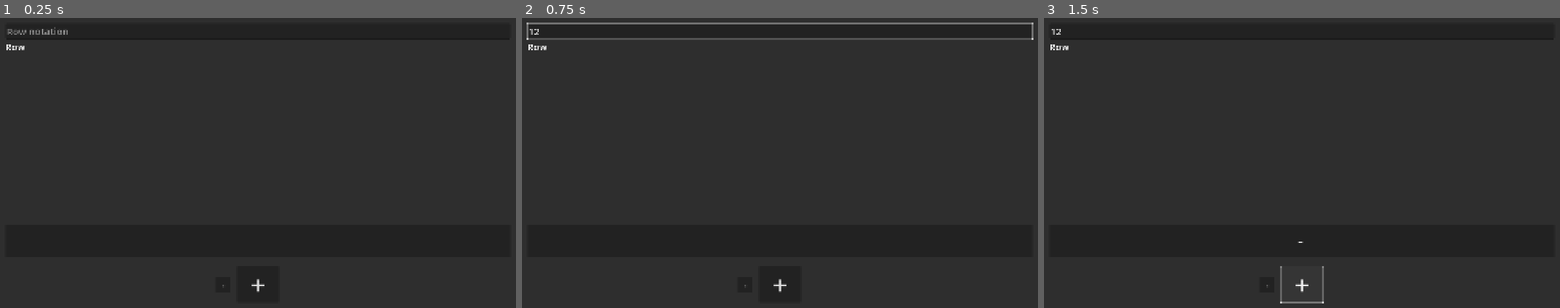
Above: before the commit, frames 1-3 (left to right).
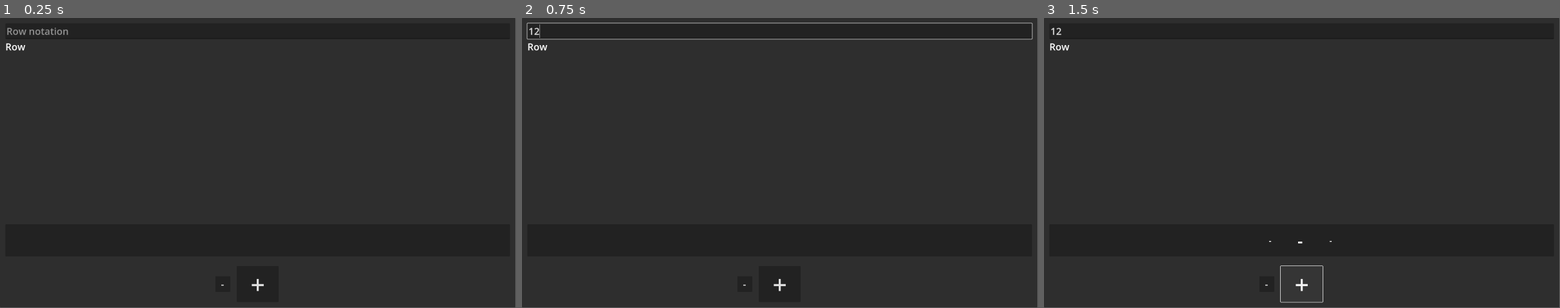
Above: after the commit, the same moments.

Repository: FlynnD273/CrochetCounter
Game: Godot game, scene res://main.tscn
Same seed, same stepped clock (60 frames per second), same inputs: the game is played once before the commit and once after it.
Inputs (mouse positions are in pixels of both pictures, inside the frame that each line leads up to):
- Up to frame 1 (0.25 s): no input
- Up to frame 2 (0.75 s): click (780, 32) at 0.52 s; type "12" at 0.6 s
- Up to frame 3 (1.5 s): click "+" at 1.25 s
In our replay, the window is 800x450 before the commit and 799x449 after it. These sizes can differ from the game's own. Grey fills any space a smaller window leaves; there, only what the larger window draws over its background counts as a difference.

The runs differ from the first frame. In frame 1, 0.2% of the frame differs, in the area x 1-52%, y 3-95%; in frame 2, 0.8%, in the area x 0-100%, y 1-95%; in frame 3, 0.2%.

Commit message:
Fix parsing, and hopefully scaling too

Diff:
--- a/project.godot
+++ b/project.godot
@@ -19,7 +19,6 @@
 
 window/size/viewport_width=1920
 window/size/viewport_height=1080
-window/stretch/mode="canvas_items"
 window/stretch/aspect="expand"
 window/handheld/orientation=1
 
--- a/stitch_manager.gd
+++ b/stitch_manager.gd
@@ -141,14 +141,6 @@
     )
 
 
-func parse_single(label: String) -> BaseStitch:
-    match label:
-        "inc":
-            return IncStitch.new()
-        _:
-            return SingleStitch.new(label)
-
-
 func update_row(row: String) -> void:
     var stack: Array[BaseStitch] = [SilentStitch.new()]
     var strings := ["", ""]
@@ -161,14 +153,14 @@
                 var p: BaseStitch = stack.pop_back()
                 print("Stack: ", ", ".join(stack))
                 var s: BaseStitch = SilentStitch.new()
-                s.children = [p, parse_single(strings[0])]
+                s.children = [p, SingleStitch.parse(strings[0])]
                 print("Adding: ", s)
                 stack.append(s)
                 print("Stack: ", ", ".join(stack))
             else:
                 print("New repeat")
                 stack[-1].children.append(
-                    RepeatStitch.new(parse_single(strings[0]), int(strings[1]))
+                    RepeatStitch.new(SingleStitch.parse(strings[0]), int(strings[1]))
                 )
         elif strings[1] != "":
             print("Repeat last")
@@ -192,7 +184,7 @@
         match curr:
             "(":
                 add_single_stitch.call()
-                stack.append(BaseStitch.new())
+                stack.append(SilentStitch.new())
             ")":
                 add_single_stitch.call()
                 if stack.size() == 1:
--- a/stitch_types/inc_stitch.gd
+++ b/stitch_types/inc_stitch.gd
@@ -1,10 +1,9 @@
 class_name IncStitch
-extends BaseStitch
-
-var label := "inc"
+extends SingleStitch
 
 
-func _init() -> void:
+func _init(lbl: String) -> void:
+	super(lbl)
 	children = [SingleStitch.new("inc₁"), SingleStitch.new("inc₂")]
 
 
@@ -12,9 +11,9 @@
 	return 2
 
 
-func _to_string() -> String:
-	return label
+func child(idx: int) -> SingleStitch:
+	return children[idx]
 
 
 func debug_to_string(indent: int = 0) -> String:
-	return _get_debug_spacing(indent) + "Single stitch " + label
+	return _get_debug_spacing(indent) + "Inc stitch " + label
--- a/stitch_types/single_stitch.gd
+++ b/stitch_types/single_stitch.gd
@@ -23,3 +23,11 @@
 
 func debug_to_string(indent: int = 0) -> String:
 	return _get_debug_spacing(indent) + "Single stitch " + label
+
+
+static func parse(l: String) -> SingleStitch:
+	match l:
+		"inc":
+			return IncStitch.new(l)
+		_:
+			return SingleStitch.new(l)
